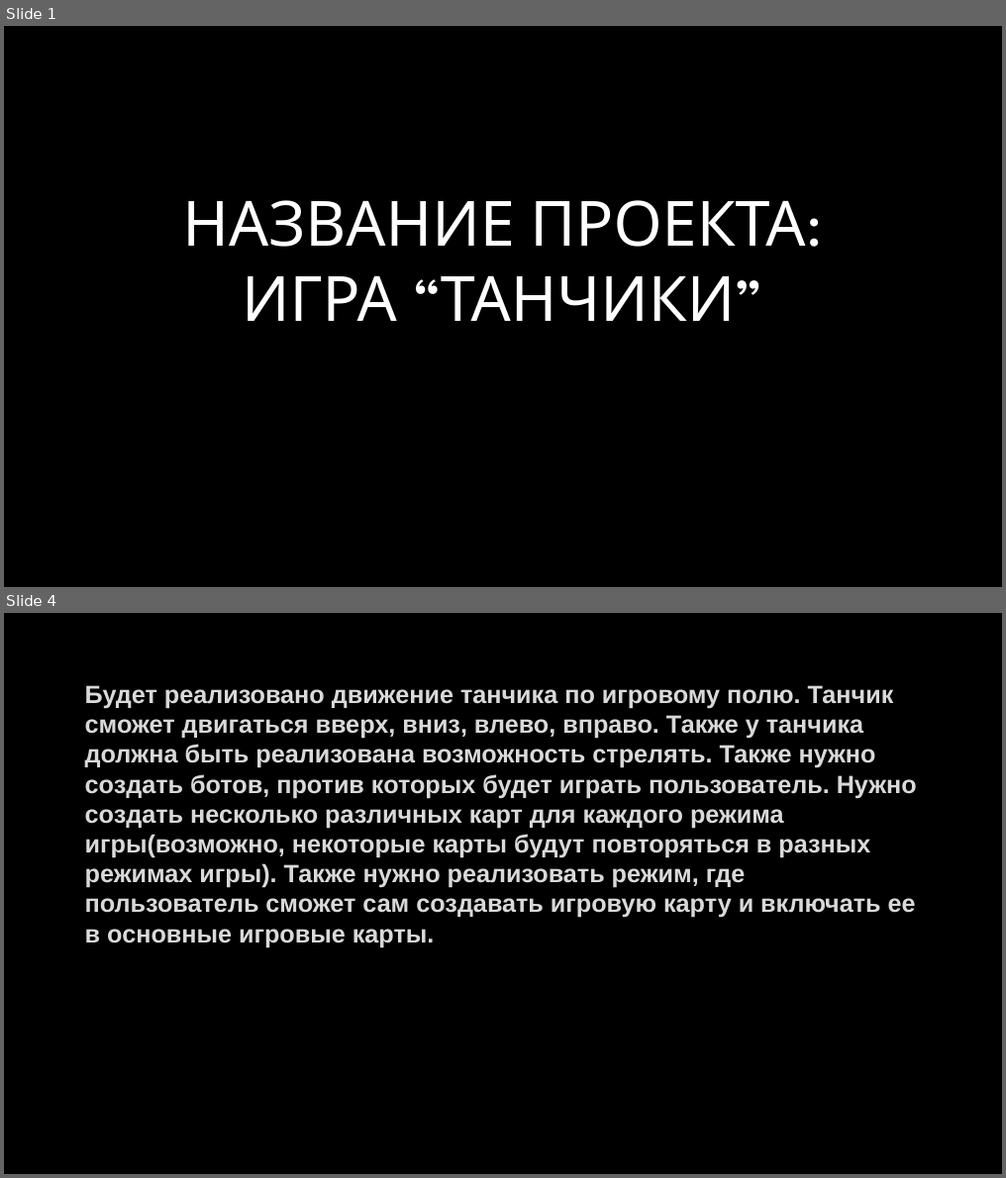
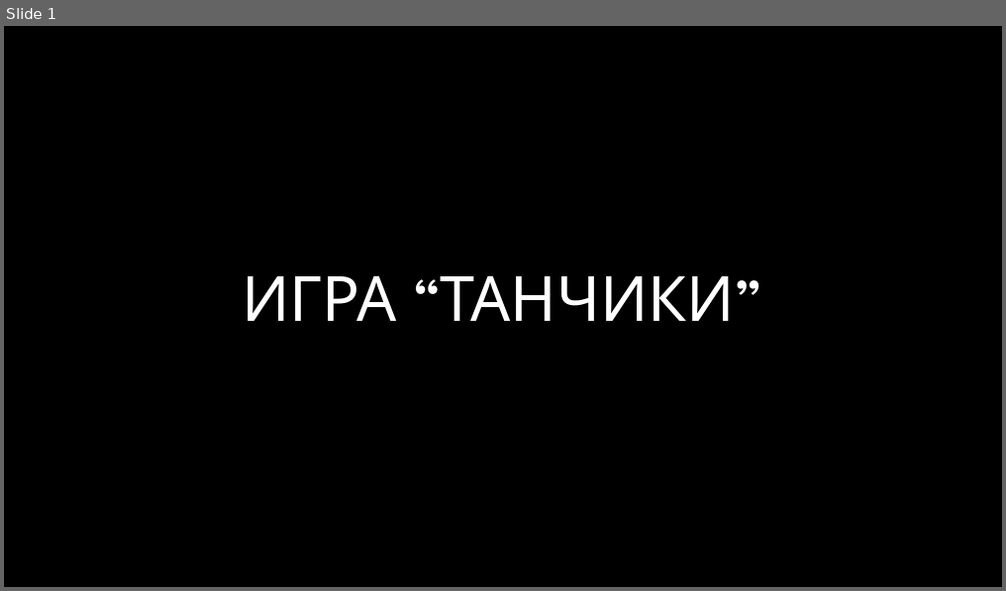
Before and after one commit to Egor-Bessolitsyn/Pygameproject, a slide deck: Игра Танчики.pptx. Shown one above the other, each under a label of ours: slides 1 and 4 before the commit, slide 1 after it; the slides between them are not shown. The pictures are 1006x1178 and 1006x591 pixels, drawn with LibreOffice and Linux fonts; fonts in the diff are those of the drawing; background and template pictures are left out. Boxes give left, top, right and bottom in pixels: in the first picture for what was removed or moved away, otherwise in the second. Text is boxed around its words. In the diff, an @@ line names an element or a change of style, - is before the commit and + after.

```diff
--- a/Игра Танчики.pptx
+++ b/Игра Танчики.pptx
@@ slide 4 removed at box(4, 613, 1002, 1174), background picture (left out) @@
@@ text removed at box(85, 685, 917, 948) @@
-Будет реализовано движение танчика по игровому полю. Танчик сможет двигаться вверх, вниз, влево, вправо. Также у танчика должна быть реализована возможность стрелять. Также нужно создать ботов, против которых будет играть пользователь. Нужно создать несколько различных карт для каждого режима игры(возможно, некоторые карты будут повторяться в разных режимах игры). Также нужно реализовать режим, где пользователь сможет сам создавать игровую карту и включать ее в основные игровые карты.
@@ slide 1 changed as well @@
@@ title at box(242, 275, 762, 321): text changed @@
-НАЗВАНИЕ ПРОЕКТА:
-ИГРА “ТАНЧИКИ”
+ИГРА “ТАНЧИКИ”
```
Also in this commit, not shown: 2 other slides changed, 3 slides added, 1 other slide removed.
